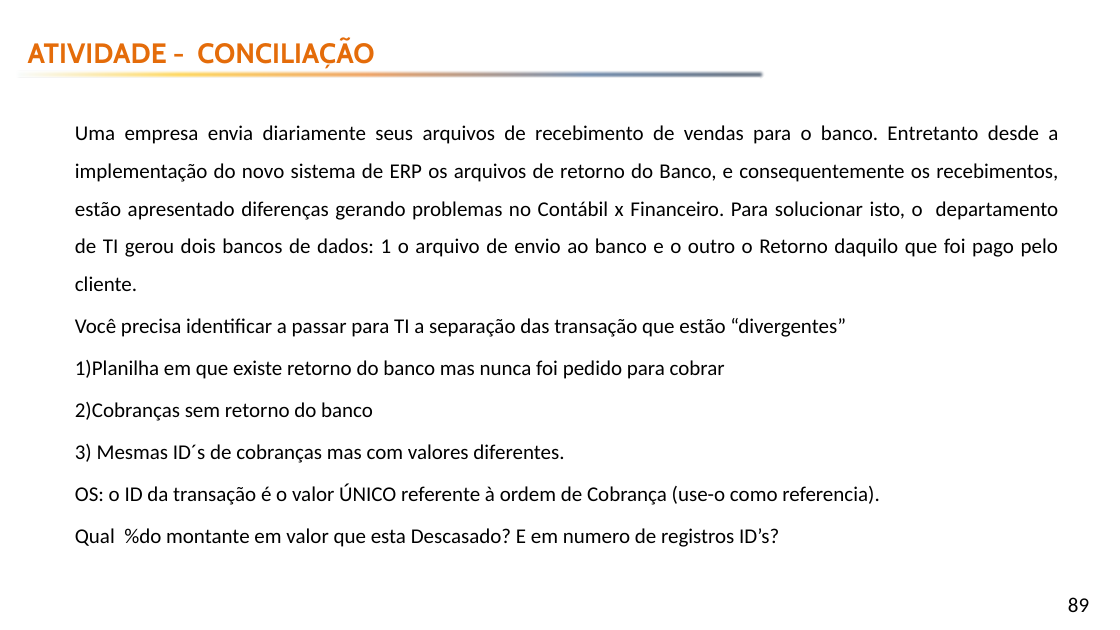
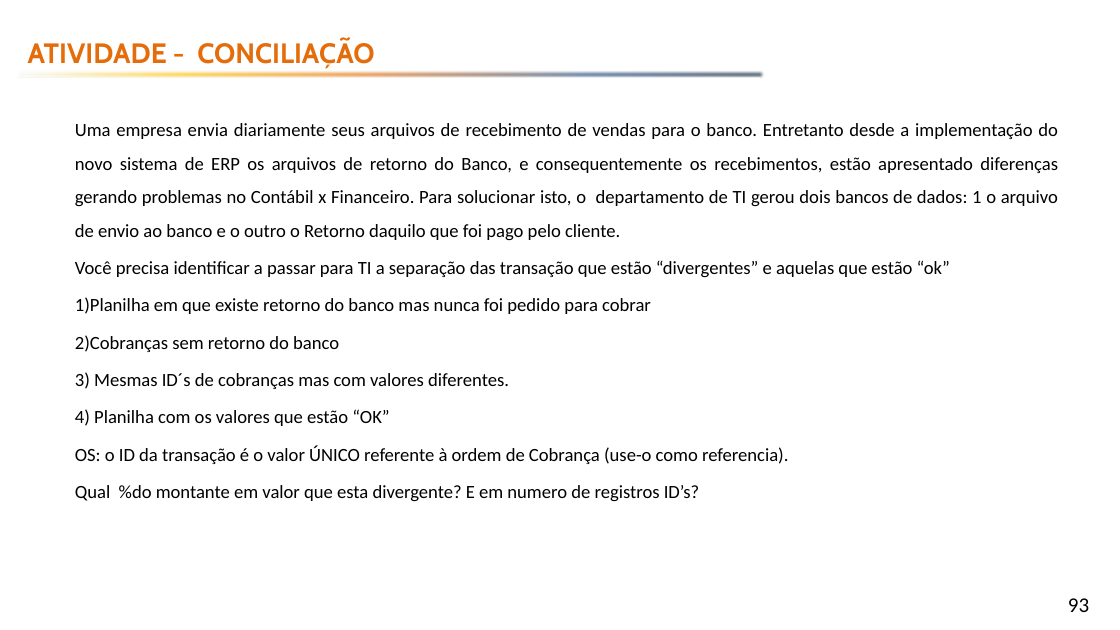
Before and after one commit to emerson-fenrir/Excel_Basico, a slide deck: slide 93 of Professor/Aula3.pptx (slide 89 before the commit). Drawn at 1120x630 pixels with LibreOffice and Linux fonts; fonts in the diff are those of the drawing; background and template pictures are left out. Boxes give left, top, right and bottom in pixels: in the first picture for what was removed or moved away, otherwise in the second. Text is boxed around its words. In the diff, an @@ line names an element or a change of style, - is before the commit and + after.

```diff
--- a/Professor/Aula3.pptx
+++ b/Professor/Aula3.pptx
@@ text at [75, 123, 1058, 464]: size 18 to 16 pt in "Uma empresa envia diariamente seus arquivos de ...", "1)Planilha em que existe retorno do banco ...", "2)Cobranças sem retorno do banco", "3) Mesmas ID´s de cobranças mas com ..." and 1 more places @@
@@ text at [75, 260, 950, 278]: text changed; size 18 to 16 pt @@
-Você precisa identificar a passar para TI a separação das transação que estão “divergentes”
+Você precisa identificar a passar para TI a separação das transação que estão “divergentes” e aquelas que estão “ok”
@@ text at [75, 409, 389, 426]: paragraph added @@
+4) Planilha com os valores que estão “OK”
@@ text at [75, 485, 700, 502]: text changed; size 18 to 16 pt @@
-Qual %do montante em valor que esta Descasado? E em numero de registros ID’s?
+Qual %do montante em valor que esta divergente? E em numero de registros ID’s?
@@ page number at [1068, 598, 1089, 612]: text changed @@
-89
+93
```
Also in this commit, not shown: 3 other slides changed, 4 slides added, 9 other files.
